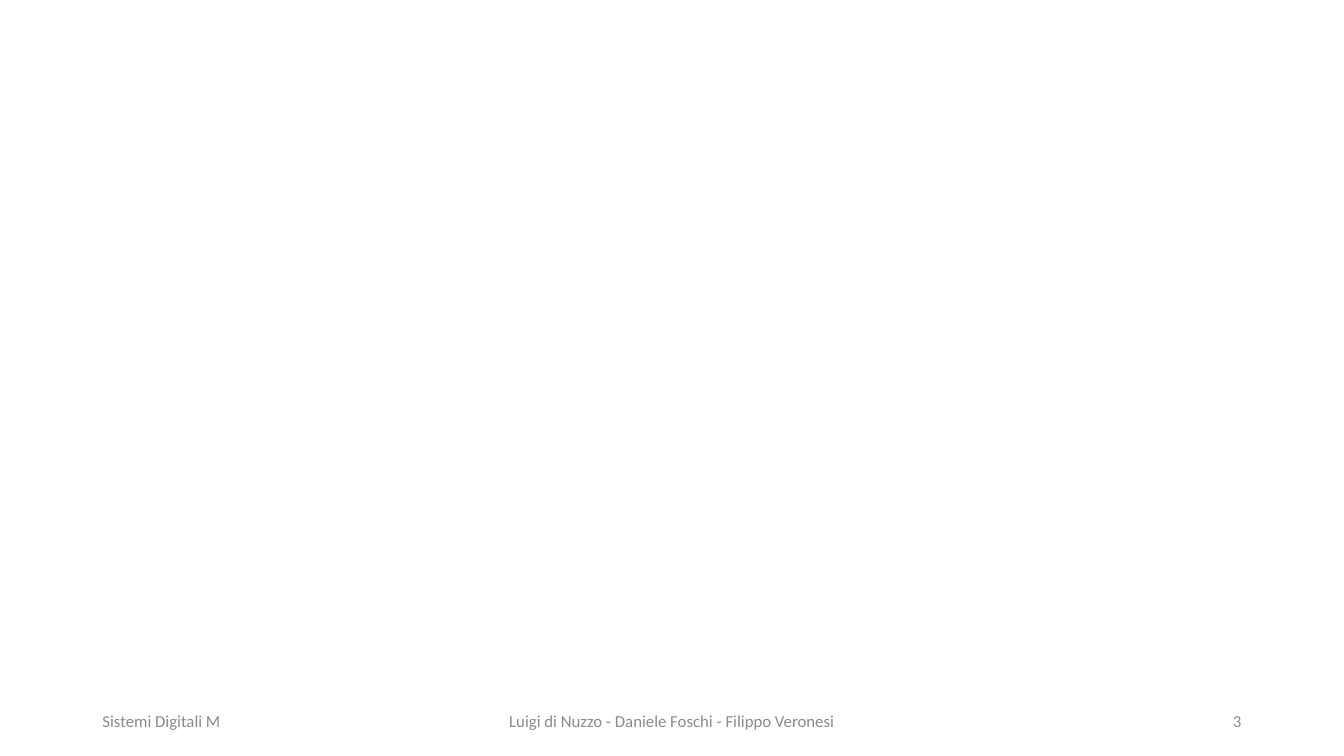
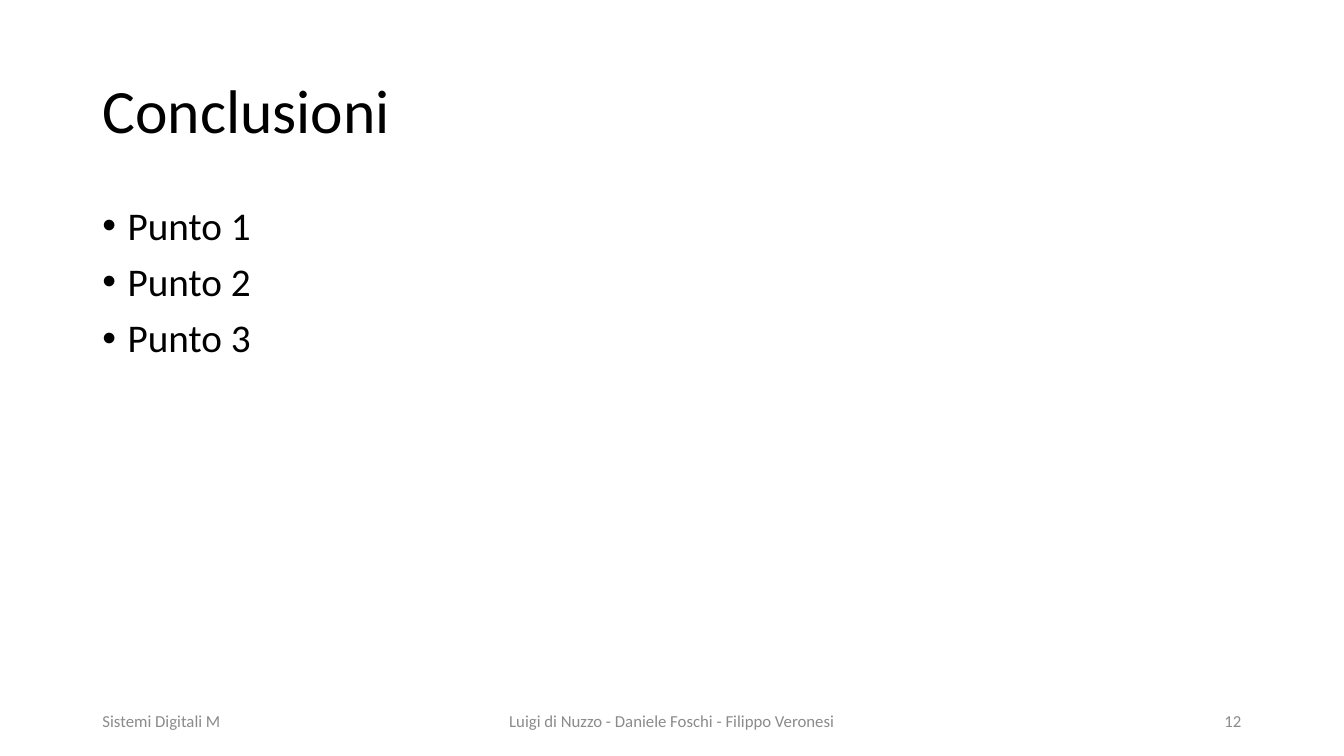
Before and after one commit to DaniDF/eye_pupil_tracker, a slide deck: slide 12 of Report/PresentazionePpt/EyeTracker.pptx (slide 3 before the commit). Drawn at 1344x756 pixels with LibreOffice and Linux fonts; fonts in the diff are those of the drawing. Boxes give left, top, right and bottom in pixels: in the first picture for what was removed or moved away, otherwise in the second. Text is boxed around its words. In the diff, an @@ line names an element or a change of style, - is before the commit and + after.

```diff
--- a/Report/PresentazionePpt/EyeTracker.pptx
+++ b/Report/PresentazionePpt/EyeTracker.pptx
@@ title added at <box>102,90,389,134</box>, 44 pt, text #000000 @@
+Conclusioni
@@ text added at <box>128,214,251,353</box>, 28 pt, text #000000 @@
+• Punto 1
+• Punto 2
+• Punto 3
@@ page number at <box>1224,716,1241,727</box>: text changed @@
-3
+12
```
Also in this commit, not shown: 8 other slides changed, 2 slides added, 1 other file.
